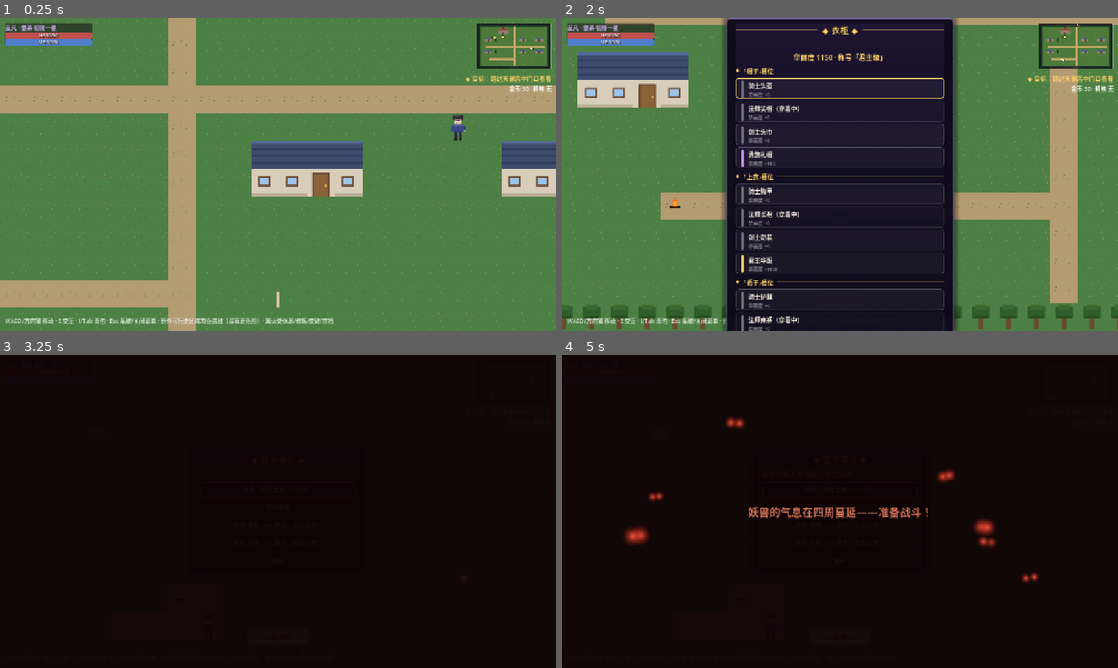
Above: before the commit, frames 1-4 (two rows, left to right).
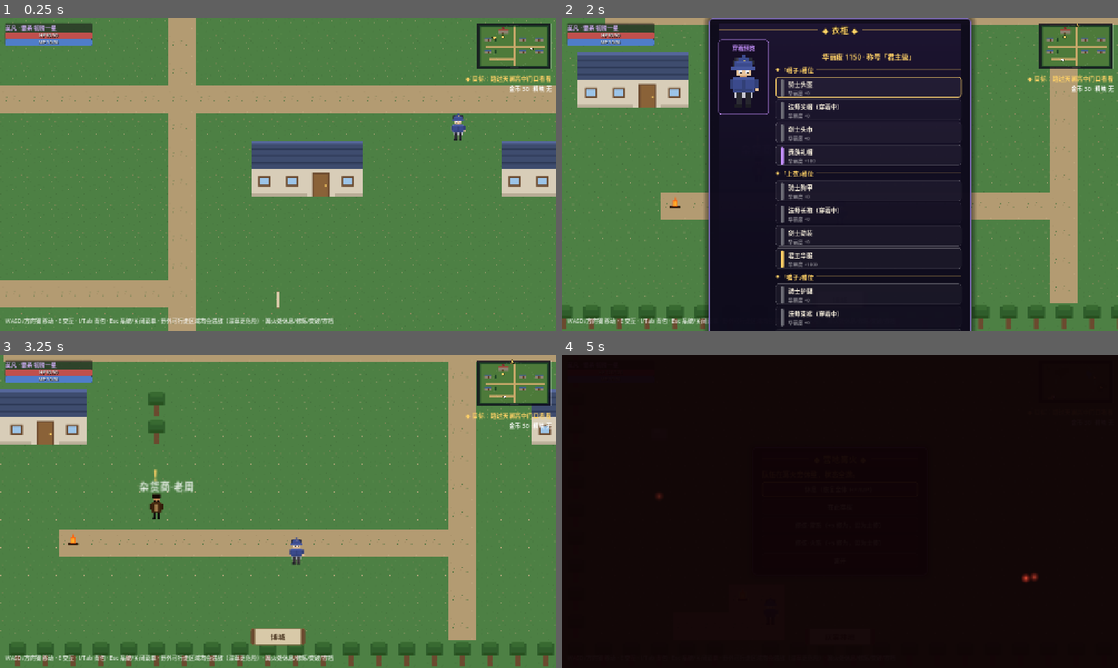
Above: after the commit, the same moments.

Repository: Lydocan/FullTimeMagic
Game: Godot game, scene res://tools/screenshot_harness.tscn
Two runs of this game, one before a commit and one after it. Both use one fixed random seed, a clock stepped at 60 frames per second and the inputs below. This scene is started directly instead of the project's main scene.
Inputs (mouse positions are in pixels of both pictures, inside the frame that each line leads up to):
- Up to frame 1 (0.25 s): no input
- Up to frame 2 (2 s): tap Enter (ui_accept) at 0.5, 0.77, 1.52 s; move the mouse to (962, 158) at 0.52 s; hold D (move_right) 0.53-1.28 s; tap Space (attack) at 0.6 s; click (962, 158) at 0.67 s; move the mouse to (728, 190) at 1.27 s; hold S (move_down) from 1.28 s (still down); tap Z (boost_cycle) at 1.35 s
- Up to frame 3 (3.25 s): release S (move_down) at 2 s; click (278, 423) at 2.02 s; move the mouse to (333, 442) at 2.77 s; hold D (move_right) from 2.78 s (still down); hold E (interact) from 2.78 s (still down)
- Up to frame 4 (5 s): move the mouse to (812, 574) at 3.52 s; release D (move_right) at 3.53 s; release E (interact) at 3.53 s; hold W (move_up) 3.53-4.28 s; tap Space (attack) at 3.6 s; click (812, 574) at 3.67 s; tap Enter (ui_accept) at 3.77, 4.52 s; move the mouse to (1006, 558) at 4.27 s; hold A (move_left) from 4.28 s (still down); hold Z (boost_cycle) from 4.28 s (still down)

The runs differ from the first frame. In frame 1, less than 0.1% of the frame differs, in the area x 81-84%, y 30-38%; in frame 2, 15%; in frame 3, 100%, in the area x 0-100%, y 0-100%; in frame 4, 1.4%.

Commit message:
feat: 可视化换装——角色分层衣装 + 衣柜实时试穿预览（实机截图验收）
衣柜此前只改数据（华丽度/称号），人物身上毫无变化，"换装等于盲换"。
本次换装真实穿在身上：

- 分层渲染：char_mofan_base.png（无衣基础身体）+ 裤→上衣→帽三层精灵
  （player.tscn 新增 PantsSprite/TopSprite/HatSprite），行走跳动与朝向
  翻转四层同步；_refresh_outfit 挂 _ready（入场/读档/跨图重建自取）
  与新增 GameEvents.clothes_changed 信号（wear_clothing 成功即发）
- 占位美术：gen_placeholder_art 新增 _outfits()，按 char_mofan 分区对位
  生成 22 张 24x32 透明底层片——基础身体 + 7 套 × 帽/上衣/裤
  （骑士银铠红缨盔/魔法师蓝袍尖帽/剑士白青劲装/旅人斗篷斗笠/
  猎人皮甲护额/贵族华服宽檐帽/君王金袍披大王冠），配色对齐华丽度色标；
  char_mofan.png 本体保留（战斗小人/跟随者/立绘仍引用）
- 衣柜试穿预览：菜单改左右布局，左侧「穿着预览」面板 4 层 TextureRect
  4x NEAREST 叠放；衣装按钮 focus_entered 即试穿（选中哪件看哪件），
  焦点移出列表自动回到当前穿着
- 回归：scene_smoke +3（换层贴图一致 / 地图重建后外观保持 / 焦点即试穿）
- 截图验收：harness 新增 12 试穿预览 / 13 地图换装 / 14 换回法师对比；
  gameplay.md 补「换装可视化」条目

验收插曲：首版预览面板在实机截图里是一条细缝——漏写 panel.add_child(box)，
空面板进了树、贴图全是孤儿节点；无头冒烟（只断言纹理值）抓不到，
实机截图一眼暴露——P29"实机截图是无头冒烟的互补眼"再次生效。

冒烟 111 项 + 场景冒烟 31 项全绿；shots/12-14 供目检。

Co-Authored-By: Claude <noreply@anthropic.com>

Diff:
--- a/autoload/game_events.gd
+++ b/autoload/game_events.gd
@@ -11,6 +11,9 @@
 
 ## 战斗结束（victory 是否胜利；fled 表示逃跑）。
 signal battle_finished(victory: bool, fled: bool)
+
+## 换装后广播（地图上的玩家刷新分层衣装外观）。
+signal clothes_changed
 
 ## —— 成长（位阶体系）——
 
--- a/autoload/game_state.gd
+++ b/autoload/game_state.gd
@@ -102,6 +102,7 @@
 	if c == null or c.slot != slot:
 		return false
 	worn_clothes[slot] = clothing_id
+	GameEvents.clothes_changed.emit()  # 玩家分层外观即时刷新
 	return true
 
 
--- a/src/world/map_base.gd
+++ b/src/world/map_base.gd
@@ -1057,14 +1057,71 @@
 ## 更换衣装、查看华丽度与时尚称号（华丽度 = 拥有所有衣装的华丽度总和）。
 
 var _wardrobe_box: VBoxContainer
+var _preview_layers: Array[TextureRect] = []
 
 
 func _open_wardrobe() -> void:
 	if _menu != null or _event_running:
 		return
 	player.input_enabled = false
-	_wardrobe_box = _menu_base("衣柜", 480)
+	var body: VBoxContainer = _menu_base("衣柜", 560)
+	# 左：试穿预览（键盘焦点移到哪件，小人即时试穿）｜右：槽位分组列表
+	var columns := HBoxContainer.new()
+	columns.add_theme_constant_override("separation", 16)
+	columns.add_child(_build_outfit_preview())
+	_wardrobe_box = VBoxContainer.new()
+	_wardrobe_box.size_flags_horizontal = Control.SIZE_EXPAND_FILL
+	columns.add_child(_wardrobe_box)
+	body.add_child(columns)
 	_refresh_wardrobe()
+
+
+## 试穿预览面板：4 层贴图（base 身体/裤/上衣/帽）24x32 → 4x，NEAREST 保像素锐利。
+func _build_outfit_preview() -> Control:
+	var panel := PanelContainer.new()
+	var style := StyleBoxFlat.new()
+	style.bg_color = Color(0.08, 0.05, 0.14, 0.94)
+	style.border_color = Color("c792ff")
+	style.set_border_width_all(1)
+	style.set_corner_radius_all(6)
+	style.content_margin_left = 10
+	style.content_margin_right = 10
+	style.content_margin_top = 8
+	style.content_margin_bottom = 10
+	panel.add_theme_stylebox_override("panel", style)
+	panel.size_flags_vertical = Control.SIZE_SHRINK_BEGIN  # 贴住内容高度，不随列表拉满
+	var box := VBoxContainer.new()
+	box.add_theme_constant_override("separation", 6)
+	var title := Label.new()
+	title.text = "穿着预览"
+	title.horizontal_alignment = HORIZONTAL_ALIGNMENT_CENTER
+	title.add_theme_font_size_override("font_size", 13)
+	title.add_theme_color_override("font_color", Color("c792ff"))
+	box.add_child(title)
+	var frame := Control.new()
+	frame.custom_minimum_size = Vector2(96, 128)
+	box.add_child(frame)
+	_preview_layers.clear()
+	for layer_path in ["res://assets/images/char_mofan_base.png", "", "", ""]:
+		var tr := TextureRect.new()
+		tr.set_anchors_preset(Control.PRESET_FULL_RECT)
+		tr.stretch_mode = TextureRect.STRETCH_SCALE
+		tr.texture_filter = CanvasItem.TEXTURE_FILTER_NEAREST
+		if layer_path != "":
+			tr.texture = load(layer_path)
+		frame.add_child(tr)
+		_preview_layers.append(tr)
+	panel.add_child(box)
+	return panel
+
+
+## 预览 = 当前穿着；焦点停在某件衣装上时该槽位即时试穿（override）。
+func _refresh_outfit_preview(override_slot: String = "", override_id: String = "") -> void:
+	var slots := ["pants", "top", "hat"]
+	for i in 3:
+		var id := override_id if slots[i] == override_slot else str(GameState.worn_clothes.get(slots[i], ""))
+		var path := "res://assets/images/clothes/%s.png" % id
+		_preview_layers[i + 1].texture = load(path) if id != "" and ResourceLoader.exists(path) else null
 
 
 func _refresh_wardrobe() -> void:
@@ -1091,6 +1148,7 @@
 					"华丽度 +%d" % c.glamour, _glamour_color(c.glamour), 1,
 					_wear_from_wardrobe.bind(slot, clothing_id))
 			btn.disabled = worn
+			btn.focus_entered.connect(_refresh_outfit_preview.bind(slot, clothing_id))  # 选中即试穿
 			_wardrobe_box.add_child(btn)
 		if not any:
 			var empty := Label.new()
@@ -1104,8 +1162,10 @@
 		_close_rest_menu()  # 同帧内重进商店：解锁后立刻重锁，无输入窗口
 		_open_shop(_wares)
 	)
+	back_btn.focus_entered.connect(_refresh_outfit_preview)  # 移出列表 → 预览回到当前穿着
 	_wardrobe_box.add_child(back_btn)
 	_focus_menu()
+	_refresh_outfit_preview()
 
 
 func _wear_from_wardrobe(slot: String, clothing_id: String) -> void:
--- a/src/world/player/player.gd
+++ b/src/world/player/player.gd
@@ -1,9 +1,16 @@
 extends CharacterBody2D
 ## 玩家探索控制：四向移动、交互检测、移动距离上报（暗雷步数用）。
+## 分层换装：身体之上叠 裤→上衣→帽 三层精灵（cloth 层与 base 身体 24x32 分区对位），
+## 随 worn_clothes 换图，行走跳动与朝向翻转同 base 一并同步。
 
 const SPEED := 150.0
+const CLOTHES_DIR := "res://assets/images/clothes/"
 
 @onready var sprite: Sprite2D = $Sprite
+@onready var _pants_sprite: Sprite2D = $PantsSprite
+@onready var _top_sprite: Sprite2D = $TopSprite
+@onready var _hat_sprite: Sprite2D = $HatSprite
+@onready var _layers: Array[Sprite2D] = [sprite, _pants_sprite, _top_sprite, _hat_sprite]
 @onready var interact_zone: Area2D = $InteractZone
 
 ## 每帧实际移动的距离（世界场景用于累计遇敌步数）。
@@ -15,6 +22,22 @@
 
 func _ready() -> void:
 	add_to_group("player")  # NPC/篝火的交互高亮按组找玩家
+	GameEvents.clothes_changed.connect(_refresh_outfit)
+	_refresh_outfit()  # 入场/读档/跨图重建时按当前穿着初始化外观
+
+
+## 换装广播 → 刷新三层衣装贴图。
+func _refresh_outfit() -> void:
+	_set_outfit_layer(_pants_sprite, "pants")
+	_set_outfit_layer(_top_sprite, "top")
+	_set_outfit_layer(_hat_sprite, "hat")
+
+
+func _set_outfit_layer(layer: Sprite2D, slot: String) -> void:
+	var id: String = GameState.worn_clothes.get(slot, "")
+	var path := "%s/%s.png" % [CLOTHES_DIR, id]
+	layer.texture = load(path) if id != "" and ResourceLoader.exists(path) else null
+	layer.visible = layer.texture != null
 
 
 func _physics_process(delta: float) -> void:
@@ -28,12 +51,16 @@
 	move_and_slide()
 	if dir.length_squared() > 0.01:
 		_bob_time += delta * 10.0
-		sprite.offset.y = -absf(sin(_bob_time)) * 2.0
 		if absf(dir.x) > 0.1:
-			sprite.flip_h = dir.x < 0
+			var flip := dir.x < 0
+			for layer in _layers:
+				layer.flip_h = flip
+		for layer in _layers:
+			layer.offset.y = -absf(sin(_bob_time)) * 2.0
 		moved.emit(velocity.length() * delta)
 	else:
-		sprite.offset.y = 0.0
+		for layer in _layers:
+			layer.offset.y = 0.0
 
 
 func _unhandled_input(event: InputEvent) -> void:
--- a/src/world/player/player.tscn
+++ b/src/world/player/player.tscn
@@ -1,7 +1,7 @@
 [gd_scene load_steps=5 format=3]
 
 [ext_resource type="Script" path="res://src/world/player/player.gd" id="1_player"]
-[ext_resource type="Texture2D" path="res://assets/images/char_mofan.png" id="2_tex"]
+[ext_resource type="Texture2D" path="res://assets/images/char_mofan_base.png" id="2_tex"]
 
 [sub_resource type="RectangleShape2D" id="body_shape"]
 size = Vector2(16, 12)
@@ -16,6 +16,12 @@
 [node name="Sprite" type="Sprite2D" parent="."]
 texture = ExtResource("2_tex")
 
+[node name="PantsSprite" type="Sprite2D" parent="."]
+
+[node name="TopSprite" type="Sprite2D" parent="."]
+
+[node name="HatSprite" type="Sprite2D" parent="."]
+
 [node name="Collision" type="CollisionShape2D" parent="."]
 shape = SubResource("body_shape")
 
--- a/tools/gen_placeholder_art.gd
+++ b/tools/gen_placeholder_art.gd
@@ -12,6 +12,7 @@
 	rng.seed = 20260831
 	_tiles()
 	_characters()
+	_outfits()
 	_portraits()
 	_monsters()
 	_battle_bg()
@@ -767,3 +768,232 @@
 	_rect(img, 6, 7, 4, 5, Color("ffd166"))    # 焰心
 	_rect(img, 7, 2, 2, 4, Color("ff9d3c"))
 	_save(img, "campfire.png")
+
+
+## —— 分层换装（踩坑：衣柜只改数据看不见，"美美的换装"要求人物真的穿上）——
+## 24x32 透明底层片，与 char_mofan_base 的分区对位：
+##   帽 y0-9（盖头发 y2-8）/ 上衣 躯干 x6-17,y13-21 + 两臂 x4-5、x18-20 /
+##   裤 两腿 x8-10、x13-15,y22-28 + 鞋 y29-30。
+## 绘制顺序：base 身体 → 裤 → 上衣 → 帽。char_mofan.png 本体保留不动
+## （战斗小人 / MEMBER_TEXTURES / 立绘仍引用它）。
+
+const CLOTHES_DIR := "res://assets/images/clothes/"
+
+
+func _outfits() -> void:
+	DirAccess.make_dir_recursive_absolute(ProjectSettings.globalize_path(CLOTHES_DIR))
+	_mofan_base()
+	_cloth_knight()
+	_cloth_mage()
+	_cloth_sword()
+	_cloth_traveler()
+	_cloth_hunter()
+	_cloth_noble()
+	_cloth_monarch()
+
+
+func _save_cloth(img: Image, fname: String) -> void:
+	var err := img.save_png(CLOTHES_DIR + fname)
+	print("生成 clothes/%s -> %s" % [fname, "成功" if err == OK else "失败(%d)" % err])
+
+
+## 无衣基础身体：头部复刻莫凡，身体浅灰打底（背心+短裤）、四肢露肤、无鞋。
+func _mofan_base() -> void:
+	var b := _img(24, 32)
+	_rect(b, 7, 2, 10, 6, Color("2a2a35"))
+	_rect(b, 6, 3, 2, 4, Color("2a2a35"))      # 侧发翘起
+	_rect(b, 16, 3, 2, 3, Color("2a2a35"))
+	_rect(b, 8, 2, 7, 2, Color("3d3d4d"))      # 发顶高光
+	_rect(b, 8, 7, 8, 5, Color("e8c39a"))
+	_rect(b, 8, 7, 8, 1, Color("d4a884"))      # 发影
+	_rect(b, 9, 9, 2, 2, Color("e8e8f0"))
+	_rect(b, 10, 9, 1, 2, Color("303038"))
+	_rect(b, 13, 9, 2, 2, Color("e8e8f0"))
+	_rect(b, 14, 9, 1, 2, Color("303038"))
+	_rect(b, 10, 9, 1, 1, Color("ffffff"))
+	_rect(b, 14, 9, 1, 1, Color("ffffff"))
+	_rect(b, 9, 8, 6, 1, Color("303038"))      # 剑眉
+	_rect(b, 10, 12, 4, 1, Color("c9946a"))    # 嘴
+	_rect(b, 6, 13, 12, 9, Color("d8d8e0"))    # 背心
+	_rect(b, 6, 13, 12, 2, Color("e4e4ea"))
+	_rect(b, 4, 14, 2, 6, Color("e8c39a"))     # 左臂
+	_rect(b, 18, 14, 3, 5, Color("e8c39a"))    # 右臂
+	_rect(b, 19, 19, 2, 2, Color("e8c39a"))    # 手
+	_rect(b, 7, 22, 10, 3, Color("c8c8d2"))    # 短裤
+	_rect(b, 8, 25, 3, 5, Color("e8c39a"))     # 左腿
+	_rect(b, 13, 25, 3, 5, Color("dcc0a0"))    # 右腿
+	_save(b, "char_mofan_base.png")
+
+
+## 上衣基形：躯干 + 衣领 + 衣襟 + 下摆 + 两袖（各套装在其上叠加特征）。
+func _top_base(img: Image, main: Color, dark: Color, light: Color) -> void:
+	_rect(img, 6, 13, 12, 9, main)
+	_rect(img, 6, 13, 12, 2, light)    # 领口
+	_rect(img, 11, 15, 2, 7, dark)     # 衣襟
+	_rect(img, 7, 20, 10, 1, dark)     # 下摆阴影
+	_rect(img, 4, 14, 2, 6, dark)      # 左袖
+	_rect(img, 18, 14, 3, 5, dark)     # 右袖
+	_rect(img, 19, 19, 2, 2, Color("e8c39a"))  # 手（上衣层带上手，避免换袖后断手）
+
+
+## 裤装基形：两腿 + 鞋。
+func _pants_base(img: Image, leg_l: Color, leg_r: Color, shoe: Color) -> void:
+	_rect(img, 8, 22, 3, 7, leg_l)
+	_rect(img, 13, 22, 3, 7, leg_r)
+	_rect(img, 7, 29, 4, 2, shoe)
+	_rect(img, 13, 29, 3, 2, shoe)
+
+
+## 骑士（初始）：银铠 + 红缨盔。
+func _cloth_knight() -> void:
+	var hat := _img(24, 32)
+	_rect(hat, 6, 1, 12, 7, Color("c8ccd8"))
+	_rect(hat, 6, 1, 12, 2, Color("e0e4ee"))
+	_rect(hat, 7, 7, 10, 2, Color("9aa0b2"))   # 盔檐
+	_rect(hat, 16, 0, 3, 5, Color("b03434"))   # 红缨
+	_rect(hat, 16, 0, 1, 5, Color("d24a4a"))
+	_save_cloth(hat, "cloth_knight_hat.png")
+
+	var top := _img(24, 32)
+	_top_base(top, Color("c8ccd8"), Color("9aa0b2"), Color("e0e4ee"))
+	_rect(top, 6, 13, 12, 2, Color("b03434"))  # 红领巾
+	_rect(top, 3, 13, 3, 4, Color("8a8f9e"))   # 肩甲
+	_rect(top, 18, 13, 3, 4, Color("8a8f9e"))
+	_rect(top, 10, 16, 4, 3, Color("ffd166"))  # 胸徽
+	_save_cloth(top, "cloth_knight_top.png")
+
+	var pants := _img(24, 32)
+	_pants_base(pants, Color("6a6f7e"), Color("5d6270"), Color("3f434e"))
+	_rect(pants, 8, 22, 3, 2, Color("8a8f9e"))  # 腿甲
+	_rect(pants, 13, 22, 3, 2, Color("8a8f9e"))
+	_save_cloth(pants, "cloth_knight_pants.png")
+
+
+## 魔法师（初始）：蓝袍 + 尖顶帽（莫凡本行，配色复刻 char_mofan）。
+func _cloth_mage() -> void:
+	var hat := _img(24, 32)
+	_rect(hat, 11, 0, 2, 2, Color("3b4a8c"))
+	_rect(hat, 9, 2, 6, 2, Color("3b4a8c"))
+	_rect(hat, 7, 4, 10, 3, Color("3b4a8c"))
+	_rect(hat, 8, 4, 8, 1, Color("46569e"))
+	_rect(hat, 5, 7, 14, 2, Color("46569e"))   # 帽檐
+	_rect(hat, 12, 3, 1, 1, Color("ffd166"))   # 星饰
+	_save_cloth(hat, "cloth_mage_hat.png")
+
+	var top := _img(24, 32)
+	_top_base(top, Color("3b4a8c"), Color("324077"), Color("46569e"))
+	_save_cloth(top, "cloth_mage_top.png")
+
+	var pants := _img(24, 32)
+	_pants_base(pants, Color("2c2c34"), Color("26262e"), Color("1d1d24"))
+	_save_cloth(pants, "cloth_mage_pants.png")
+
+
+## 剑士（初始）：白青劲装 + 束发飘带。
+func _cloth_sword() -> void:
+	var hat := _img(24, 32)
+	_rect(hat, 6, 4, 12, 2, Color("e8e4da"))   # 发带
+	_rect(hat, 6, 4, 12, 1, Color("f4f2ea"))
+	_rect(hat, 16, 5, 2, 5, Color("c8b04a"))   # 飘带
+	_rect(hat, 17, 9, 1, 2, Color("a88f3a"))
+	_save_cloth(hat, "cloth_sword_hat.png")
+
+	var top := _img(24, 32)
+	_top_base(top, Color("e8e4da"), Color("c2beb2"), Color("f4f2ea"))
+	_rect(top, 11, 15, 2, 7, Color("5a8ae0"))  # 青衣襟
+	_rect(top, 6, 18, 12, 1, Color("c8b04a"))  # 束腰
+	_save_cloth(top, "cloth_sword_top.png")
+
+	var pants := _img(24, 32)
+	_pants_base(pants, Color("b8b8c0"), Color("a8a8b2"), Color("4a6d9c"))
+	_save_cloth(pants, "cloth_sword_pants.png")
+
+
+## 旅人（商店 10 金，华丽度色标：绿）：斗篷 + 斗笠。
+func _cloth_traveler() -> void:
+	var hat := _img(24, 32)
+	_rect(hat, 12, 1, 1, 2, Color("8a744f"))   # 斗笠尖
+	_rect(hat, 9, 3, 7, 2, Color("b39b72"))
+	_rect(hat, 5, 5, 15, 2, Color("b39b72"))
+	_rect(hat, 5, 6, 15, 1, Color("8a744f"))
+	_save_cloth(hat, "cloth_shop_10_hat.png")
+
+	var top := _img(24, 32)
+	_top_base(top, Color("7dde8a"), Color("5cb86e"), Color("98e8a4"))
+	_rect(top, 6, 14, 2, 8, Color("4da55c"))   # 披风边
+	_rect(top, 18, 14, 3, 8, Color("4da55c"))
+	_rect(top, 9, 13, 6, 1, Color("c8b04a"))   # 系带
+	_save_cloth(top, "cloth_shop_10_top.png")
+
+	var pants := _img(24, 32)
+	_pants_base(pants, Color("8a6f4f"), Color("7a6145"), Color("6b4a2f"))
+	_save_cloth(pants, "cloth_shop_10_pants.png")
+
+
+## 猎人（商店 50 金，色标：蓝）：皮甲 + 护额皮帽。
+func _cloth_hunter() -> void:
+	var hat := _img(24, 32)
+	_rect(hat, 7, 1, 10, 5, Color("8a6238"))
+	_rect(hat, 7, 1, 10, 1, Color("a87a4a"))
+	_rect(hat, 6, 5, 12, 2, Color("6b4a2f"))   # 护额
+	_rect(hat, 10, 5, 4, 1, Color("c8b04a"))
+	_save_cloth(hat, "cloth_shop_50_hat.png")
+
+	var top := _img(24, 32)
+	_top_base(top, Color("8a6238"), Color("6b4a2f"), Color("a87a4a"))
+	_rect(top, 6, 13, 12, 2, Color("5a8ae0"))  # 蓝内衬领
+	_rect(top, 6, 19, 12, 1, Color("553d28"))  # 皮带
+	_rect(top, 11, 19, 2, 1, Color("c8b04a"))  # 带扣
+	_save_cloth(top, "cloth_shop_50_top.png")
+
+	var pants := _img(24, 32)
+	_pants_base(pants, Color("6b4a2f"), Color("5c4029"), Color("3f2d1e"))
+	_save_cloth(pants, "cloth_shop_50_pants.png")
+
+
+## 贵族（商店 100 金，色标：紫）：华服 + 宽檐帽。
+func _cloth_noble() -> void:
+	var hat := _img(24, 32)
+	_rect(hat, 8, 1, 8, 4, Color("7c5ab0"))    # 帽体
+	_rect(hat, 8, 1, 8, 1, Color("9a78cc"))
+	_rect(hat, 4, 5, 16, 1, Color("6a4a9c"))   # 宽檐
+	_rect(hat, 4, 6, 16, 1, Color("59397f"))
+	_rect(hat, 11, 2, 2, 1, Color("ffd166"))   # 宝石
+	_save_cloth(hat, "cloth_shop_100_hat.png")
+
+	var top := _img(24, 32)
+	_top_base(top, Color("c792ff"), Color("a874e0"), Color("dcb4ff"))
+	_rect(top, 6, 13, 12, 1, Color("ffd166"))  # 金边领
+	_rect(top, 11, 15, 2, 7, Color("8a5ec2"))
+	_rect(top, 8, 13, 2, 2, Color("e8e4da"))   # 白衬领
+	_save_cloth(top, "cloth_shop_100_top.png")
+
+	var pants := _img(24, 32)
+	_pants_base(pants, Color("e8e4da"), Color("d8d4ca"), Color("c8b04a"))
+	_save_cloth(pants, "cloth_shop_100_pants.png")
+
+
+## 君王（商店 1000 金，色标：金）：金袍大红披风 + 王冠。
+func _cloth_monarch() -> void:
+	var hat := _img(24, 32)
+	_rect(hat, 8, 2, 8, 3, Color("ffd166"))    # 冠体
+	_rect(hat, 8, 1, 1, 2, Color("ffd166"))    # 冠齿
+	_rect(hat, 12, 0, 1, 3, Color("ffd166"))
+	_rect(hat, 15, 1, 1, 2, Color("ffd166"))
+	_rect(hat, 8, 4, 8, 1, Color("d8b06a"))
+	_rect(hat, 12, 2, 1, 1, Color("c792ff"))   # 宝石
+	_save_cloth(hat, "cloth_shop_1000_hat.png")
+
+	var top := _img(24, 32)
+	_top_base(top, Color("ffd166"), Color("d8b06a"), Color("ffe494"))
+	_rect(top, 2, 12, 2, 12, Color("b03434"))  # 大红披风（肩后垂坠）
+	_rect(top, 21, 12, 2, 12, Color("b03434"))
+	_rect(top, 2, 12, 2, 1, Color("d24a4a"))
+	_rect(top, 21, 12, 2, 1, Color("d24a4a"))
+	_rect(top, 10, 16, 4, 4, Color("c792ff"))  # 胸纹
+	_rect(top, 6, 13, 12, 1, Color("fff4cf"))  # 金领
+	_save_cloth(top, "cloth_shop_1000_top.png")
+
+	var pants := _img(24, 32)
+	_pants_base(pants, Color("d8b06a"), Color("c8a05c"), Color("c8b04a"))
+	_save_cloth(pants, "cloth_shop_1000_pants.png")
--- a/tools/scene_smoke.gd
+++ b/tools/scene_smoke.gd
@@ -58,6 +58,8 @@
 	ok = me_ok and ok
 	var wd_ok: bool = _test_wardrobe()
 	ok = wd_ok and ok
+	var ov_ok: bool = await _test_outfit_visuals()
+	ok = ov_ok and ok
 	print("=== 场景冒烟 %s ===" % ("通过" if ok else "失败"))
 	get_tree().quit(0 if ok else 1)
 
@@ -95,6 +97,85 @@
 	else:
 		printerr("  FAIL  重复衣装被重复计入")
 		ok = false
+	return ok
+
+
+## 换装可视化：玩家分层衣装随 worn_clothes 换图、地图重建后保持、
+## 衣柜焦点即试穿（预览层纹理切换）。
+func _test_outfit_visuals() -> bool:
+	print("[换装可视化]")
+	var ok := true
+	GameState.new_game()  # 默认魔法师套装（旗标清空无碍：本测试是最后一项）
+	GameState.add_clothing("cloth_shop_100_top")
+	GameState.add_clothing("cloth_shop_1000_pants")
+	GameState.add_clothing("cloth_shop_100_hat")
+	GameState.wear_clothing("top", "cloth_shop_100_top")
+	GameState.wear_clothing("pants", "cloth_shop_1000_pants")
+	GameState.wear_clothing("hat", "cloth_shop_100_hat")
+	var expect := {
+		"HatSprite": "res://assets/images/clothes/cloth_shop_100_hat.png",
+		"TopSprite": "res://assets/images/clothes/cloth_shop_100_top.png",
+		"PantsSprite": "res://assets/images/clothes/cloth_shop_1000_pants.png",
+	}
+	var scene: Node = (load("res://src/world/bo_city/bo_city.tscn") as PackedScene).instantiate()
+	add_child(scene)
+	await get_tree().process_frame
+	var wrong := ""
+	for layer_name in expect:
+		var sp: Sprite2D = scene.get("player").get_node(layer_name)
+		if sp.texture == null or sp.texture.resource_path != expect[layer_name]:
+			wrong += layer_name + " "
+	if wrong == "":
+		print("  PASS  玩家三层衣装随 worn_clothes 换图")
+	else:
+		printerr("  FAIL  换装层贴图不符：%s" % wrong)
+		ok = false
+	# 地图重建（读档/跨图等价路径）→ 外观保持
+	scene.free()
+	await get_tree().process_frame
+	var scene2: Node = (load("res://src/world/bo_city/bo_city.tscn") as PackedScene).instantiate()
+	add_child(scene2)
+	await get_tree().process_frame
+	var hat_sp: Sprite2D = scene2.get("player").get_node("HatSprite")
+	if hat_sp.texture != null and hat_sp.texture.resource_path == expect["HatSprite"]:
+		print("  PASS  地图重建后外观保持（读档/跨图等价）")
+	else:
+		printerr("  FAIL  重建后外观丢失")
+		ok = false
+	# 衣柜焦点即试穿：列表首个按钮已被 _focus_menu 聚焦，先挪到「返回」再聚焦
+	# 骑士头盔，保证 focus_entered 必然触发一次切换
+	scene2._open_wardrobe()
+	await get_tree().process_frame
+	var back_btn: BaseButton = null
+	var knight_btn: BaseButton = null
+	for btn in scene2._wardrobe_box.find_children("*", "Button", true, false):
+		if btn.text == "返回杂货铺":  # 普通按钮有真 text；衣装按钮的文字在内嵌 Label 里
+			back_btn = btn
+			continue
+		for conn in btn.pressed.get_connections():
+			var cb: Callable = conn["callable"]
+			if cb.get_bound_arguments_count() >= 2 and cb.get_bound_arguments()[1] == "cloth_knight_hat":
+				knight_btn = btn
+	if back_btn == null or knight_btn == null:
+		printerr("  FAIL  衣柜按钮缺失（back=%s knight=%s）" % [back_btn != null, knight_btn != null])
+		return false
+	back_btn.grab_focus()
+	await get_tree().process_frame
+	var before: Texture2D = scene2._preview_layers[3].texture
+	knight_btn.grab_focus()
+	await get_tree().process_frame
+	var after: Texture2D = scene2._preview_layers[3].texture
+	if before != null and after != null \
+			and after.resource_path.ends_with("cloth_knight_hat.png"):
+		print("  PASS  衣柜焦点即试穿（预览帽层 → 骑士头盔）")
+	else:
+		printerr("  FAIL  预览未随焦点切换（before=%s after=%s）" % [
+			before.resource_path if before != null else "null",
+			after.resource_path if after != null else "null"])
+		ok = false
+	scene2._close_rest_menu()
+	scene2.free()
+	await get_tree().process_frame
 	return ok
 
 
--- a/tools/screenshot_harness.gd
+++ b/tools/screenshot_harness.gd
@@ -54,11 +54,26 @@
 	await _wait(0.4)
 	await _snap("10_bag_ornate.png")
 	city._close_rest_menu()
-	# —— 衣柜验收：华丽度与称号 ——
+	# —— 衣柜验收：华丽度与称号 + 试穿预览 ——
 	city._open_wardrobe()
 	await _wait(0.4)
 	await _snap("11_wardrobe.png")
+	# 换装可视化：穿高档混搭拍预览与地图效果，再换回魔法师套装对比
+	GameState.add_clothing("cloth_shop_1000_pants")
+	GameState.wear_clothing("hat", "cloth_shop_100_hat")
+	GameState.wear_clothing("top", "cloth_shop_1000_top")
+	GameState.wear_clothing("pants", "cloth_shop_1000_pants")
+	city._refresh_wardrobe()
+	await _wait(0.4)
+	await _snap("12_wardrobe_tryon_preview.png")
 	city._close_rest_menu()
+	await _wait(0.5)
+	await _snap("13_map_outfit_dressed.png")
+	GameState.wear_clothing("hat", "cloth_mage_hat")
+	GameState.wear_clothing("top", "cloth_mage_top")
+	GameState.wear_clothing("pants", "cloth_mage_pants")
+	await _wait(0.5)
+	await _snap("14_map_outfit_mage.png")
 	city.free()
 	await _scene_frame()
 
Binary file added: assets/images/char_mofan_base.png
Not shown, added: assets/images/char_mofan_base.png.import
Binary file added: assets/images/clothes/cloth_knight_hat.png
Not shown, added: assets/images/clothes/cloth_knight_hat.png.import
Binary file added: assets/images/clothes/cloth_knight_pants.png
Not shown, added: assets/images/clothes/cloth_knight_pants.png.import
Binary file added: assets/images/clothes/cloth_knight_top.png
Not shown, added: assets/images/clothes/cloth_knight_top.png.import
Binary file added: assets/images/clothes/cloth_mage_hat.png
Not shown, added: assets/images/clothes/cloth_mage_hat.png.import
Binary file added: assets/images/clothes/cloth_mage_pants.png
Not shown, added: assets/images/clothes/cloth_mage_pants.png.import
(and 33 more such lines)
